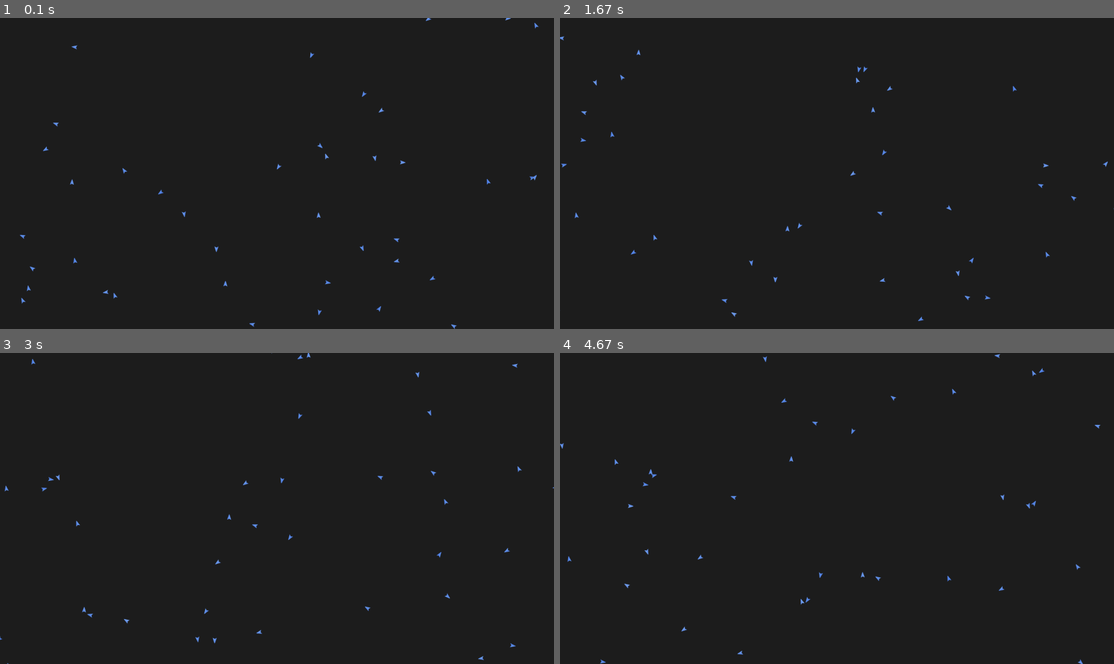
Above: before the commit, frames 1-4 (two rows, left to right).
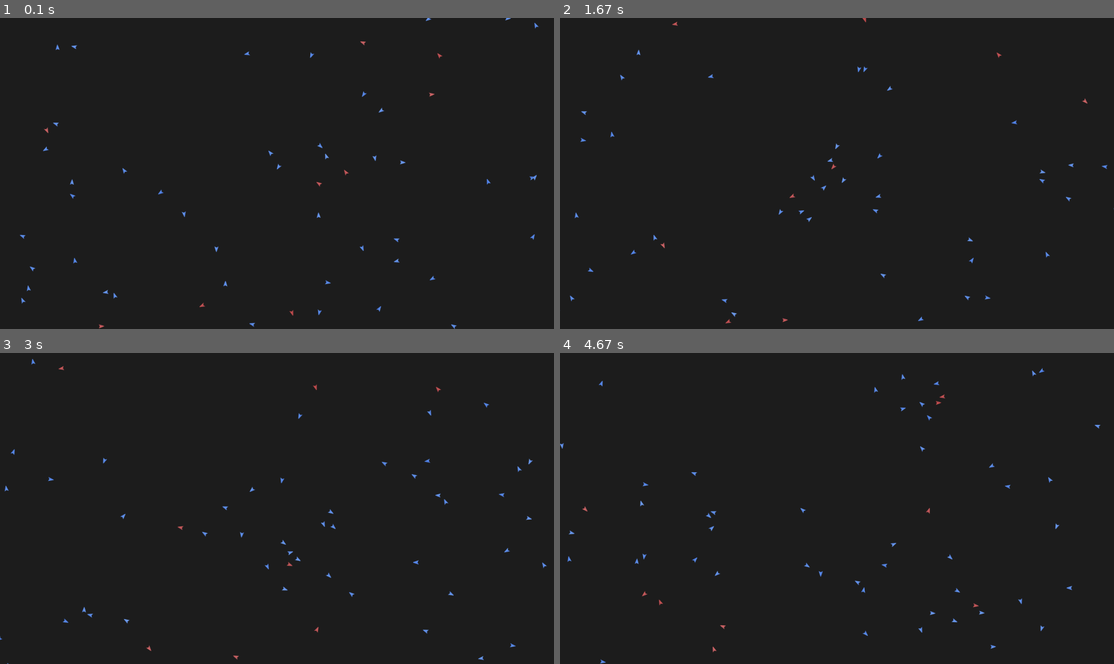
Above: after the commit, the same moments.

Repository: hadook/pygame-boids
Game: pygame game, started from src/app.py
Two runs of this game, one before a commit and one after it. Both use one fixed random seed, a clock stepped at 60 frames per second and the inputs below.
Inputs (mouse positions are in pixels of both pictures, inside the frame that each line leads up to):
- Up to frame 1 (0.1 s): no input
- Up to frame 2 (1.67 s): hold Right 0.33-0.8 s; move the mouse to (814, 185) at 0.37 s; hold Right 0.83-1.3 s; move the mouse to (1014, 164) at 0.87 s; hold Left from 1.33 s (still down); move the mouse to (842, 195) at 1.37 s
- Up to frame 3 (3 s): release Left at 1.87 s; hold Left 1.9-2.3 s; move the mouse to (144, 511) at 1.93 s; hold Right 2.33-2.97 s; move the mouse to (332, 576) at 2.37 s
- Up to frame 4 (4.67 s): hold Left 3-3.47 s; move the mouse to (665, 580) at 3.03 s; hold Right 3.5-3.97 s; move the mouse to (920, 399) at 3.53 s; hold Right 4-4.47 s; move the mouse to (1041, 617) at 4.03 s; hold Left from 4.5 s (still down); move the mouse to (903, 536) at 4.53 s

The runs differ from the first frame. In frame 1, 0.1% of the frame differs, in the area x 7-97%, y 7-100%; in frame 2, 0.4%; in frame 3, 0.5%; in frame 4, 0.7%, in the area x 1-95%, y 0-100%.

Commit message:
Code clean-up.

Diff:
--- a/src/app.py
+++ b/src/app.py
@@ -13,8 +13,13 @@
     flock = pygame.sprite.Group()
     boids = []
 
-    for i in range(44):
+    for i in range(50):
         boid = Boid()
+        boids.append(boid)
+        flock.add(boid)
+
+    for i in range(10):
+        boid = Boid(pygame.Color('indianred'))
         boids.append(boid)
         flock.add(boid)
 
@@ -24,21 +29,10 @@
                 pygame.quit()
                 sys.exit()
 
-        # # seek
-        # if pygame.mouse.get_pressed()[0] == True:
-        #     target = Vector(pygame.mouse.get_pos())
-        #     for boid in boids:
-        #         boid.seek(target)
-
-            # if event.type == pygame.KEYDOWN:
-            #     if event.key == pygame.K_SPACE:
-            #         boid.reset()
-
-        # keys = pygame.key.get_pressed()
-        # if keys[pygame.K_LEFT]:
-        #     boid.turn_left()
-        # if keys[pygame.K_RIGHT]:
-        #     boid.turn_right()
+        if pygame.mouse.get_focused():
+            target = Vector(pygame.mouse.get_pos())
+            for b in boids:
+                b.seek(target)
 
         screen.fill((30, 30, 30))
         flock.update()
